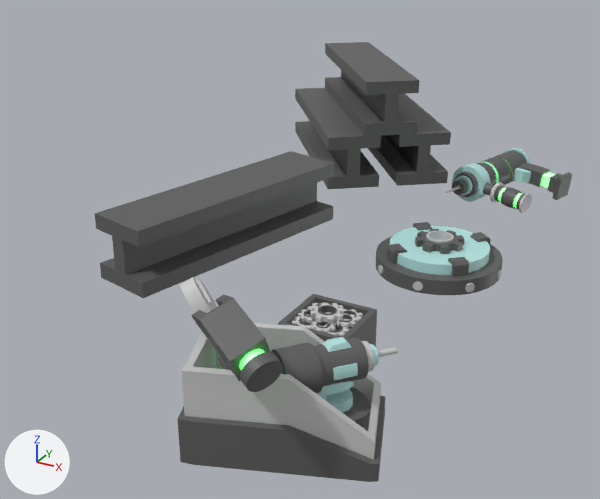
A saved change to the FBX model Assets/Assets/BUREAU/BureauUsineur.fbx.
One viewpoint serves both versions: a 50 mm lens placed at (0.649, -1.942, 0.933), pointed at (-0.316, -0.187, 0.056). Lighting does not change. The marker at lower left points along +X, +Y and +Z.

The scene before the commit, as lines of its bpy script (objects in view):
```python
me_cylinder_090 = bpy.data.meshes.new('Cylinder.090')
me_cylinder_090.from_pydata(...)  # 7986 vertices, 7722 faces; spans x -0.77..0.22, y -1.03..0.85, z 0.0..0.43
me_cylinder_090.materials.append(mat_metalfonce)  # dark grey #5d5d5d
me_cylinder_090.materials.append(mat_metal)  # light grey #cbcbcb
me_cylinder_090.materials.append(mat_bleuté_001)  # cyan #b8e7e4
me_cylinder_090.materials.append(mat_bleuté)  # cyan #b8e7e4
me_cylinder_090.materials.append(mat_lumiere)  # white #fbf9ff
me_cylinder_090.materials.append(mat_metalfonce_002)  # dark grey #5d5d5d
me_cylinder_090.materials.append(mat_bleuté_003)  # cyan #b8e7e4
me_cylinder_090.materials.append(mat_metal_002)  # light grey #cbcbcb
me_cylinder_090.materials.append(mat_lumiere_002)  # white #fbf9ff
ob_cylinder_055 = bpy.data.objects.new('Cylinder.055', me_cylinder_090)
ob_cylinder_055.location = (0.0, 0.0, 0.0)
```
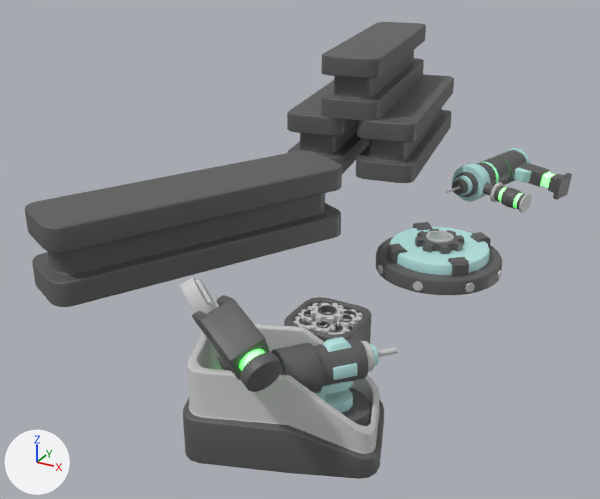
Edits to the scene script, one JSON object a line:
```json
{"block": "me_cylinder_090", "where": "# used by ob_cylinder_055; location = (0.0, 0.0, 0.0)"}
{"op": "remove", "block": "me_cylinder_090", "code": "me_cylinder_090.from_pydata(...)  # 7986 vertices, 7722 faces; spans x -0.77..0.22, y -1.03..0.85, z 0.0..0.43"}
{"op": "add", "block": "me_cylinder_090", "code": "me_cylinder_090.from_pydata(...)  # 17736 vertices, 17393 faces; spans x -0.66..0.21, y -1.03..0.89, z 0.0..0.49"}
{"block": "me_cylinder_090", "change": "me_cylinder_090 part 1: the loose piece of 32 vertices spanning x -0.77..-0.27, y 0.11..0.7, z 0.12..0.27 is rebuilt with 640 vertices and now spans x -0.66..-0.39, y 0.16..0.85, z 0.14..0.31"}
{"block": "me_cylinder_090", "change": "me_cylinder_090 part 2: the loose piece of 32 vertices spanning x -0.61..-0.1, y 0.24..0.83, z 0.12..0.27 is rebuilt with 640 vertices and now spans x -0.45..-0.17, y 0.19..0.89, z 0.14..0.31"}
{"block": "me_cylinder_090", "change": "me_cylinder_090 part 3: the loose piece of 32 vertices spanning x -0.69..-0.18, y 0.18..0.77, z 0.27..0.43 is rebuilt with 640 vertices and now spans x -0.56..-0.28, y 0.17..0.87, z 0.31..0.49"}
{"block": "me_cylinder_090", "change": "me_cylinder_090 part 4: the loose piece of 32 vertices spanning x -0.56..-0.27, y -0.7..-0.06, z 0.12..0.27 is rebuilt with 640 vertices and now spans x -0.65..-0.18, y -0.85..-0.14, z 0.14..0.31"}
{"block": "me_cylinder_090", "change": "me_cylinder_090 part 5: 248 vertices moved within x -0.15..0.15, y -0.15..0.85, z 0.01..0.11; 47 vertices removed from x -0.17..0.18, y -0.17..0.79, z 0.0..0.1; 3895 vertices added at x -0.17..0.18, y -0.17..0.85, z 0.0..0.11"}
{"block": "me_cylinder_090", "change": "me_cylinder_090 part 6: 159 vertices moved within x -0.19..0.19, y -1.02..-0.52, z 0.0..0.28; 81 vertices removed from x -0.18..0.22, y -1.0..-0.51, z 0.0..0.31; 3551 vertices added at x -0.21..0.21, y -1.03..-0.51, z 0.0..0.32"}
```

Location of each change, [x1, y1, x2, y2] in pixels of the pictures (600 x 499 px):
```json
{"object": "Cylinder.055", "change": "reshaped", "before": [95, 42, 572, 482], "after": [25, 22, 572, 479], "on screen": "15% wider"}
{"part": 1, "of": "me_cylinder_090", "change": "rebuilt", "before": [295, 88, 381, 189], "after": [287, 80, 369, 174]}
{"part": 2, "of": "me_cylinder_090", "change": "rebuilt", "before": [368, 94, 451, 186], "after": [356, 74, 454, 183]}
{"part": 3, "of": "me_cylinder_090", "change": "rebuilt", "before": [325, 42, 419, 136], "after": [321, 22, 426, 121], "on screen": "12% wider"}
{"part": 4, "of": "me_cylinder_090", "change": "rebuilt", "before": [95, 151, 334, 298], "after": [25, 151, 342, 307], "on screen": "32% wider, 6% taller"}
{"part": 5, "of": "me_cylinder_090", "change": "built on", "before": [376, 148, 572, 295], "after": [376, 148, 572, 295]}
{"part": 6, "of": "me_cylinder_090", "change": "built on", "before": [178, 277, 385, 482], "after": [180, 277, 384, 479]}
```
